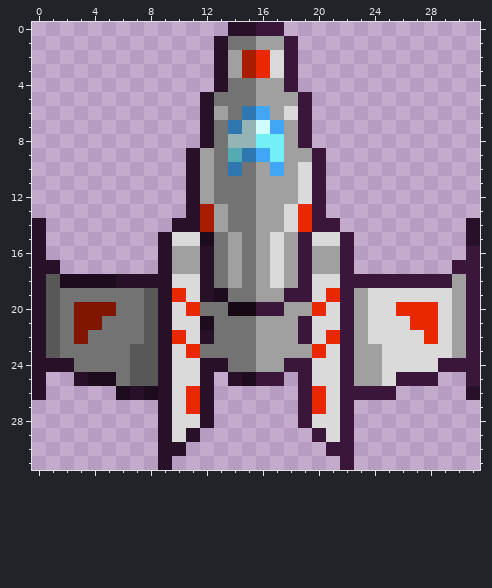
Pixel-art sprite -- platform/android/app/src/main/assets/Player.png. The picture above is the old version.
The file is 32x32 pixels. Colours within 5 levels of each other are drawn and written as one.
After:
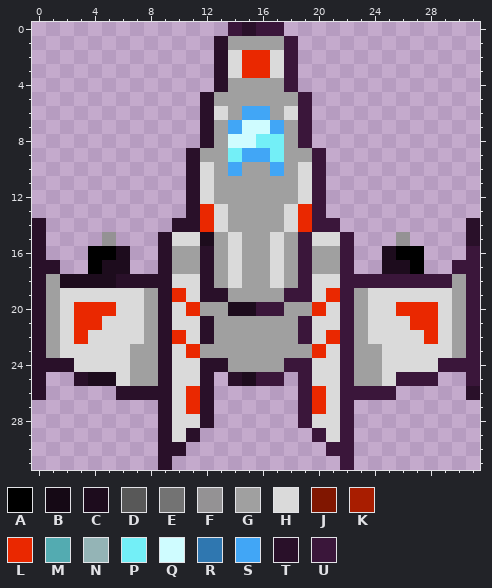
Palette (. is transparent): A #000000  B #150915  C #1d0c1d  D #585858  E #737373  F #949294  G #a0a0a0  H #dadada  J #801600  K #a81d00  L #ea2800  M #53abb1  N #94b4b6  P #73eff7  Q #cffcff  R #2f77b0  S #41a6f6  T #291029  U #3a163a
The edit:
There is now colour A in row 16 at x 4 to 5 and 26 to 27; in row 17 at x 4 and 27.
There is now colour C in row 16 at x 6 and 25; in row 17 at x 5 to 6 and 25 to 26.
The edit turns colour B into colour C in row 20 at x 14 to 15.
There is now colour F in row 15 at x 5 and 26.
The edit turns colour D into colour G in row 18 at x 1; in rows 19 to 22 at x 1 and 8; in row 23 at x 1 and 7 to 8; in rows 24 to 25 at x 7 to 8.
The edit turns colour E into colour G in row 1 at x 14 to 15; in row 4 at x 14 to 15; in row 5 at x 13 to 15; in row 6 at x 14; in rows 7 to 9 at x 13; in row 10 at x 13 and 15.
The edit turns colour E into colour G in rows 11 to 12 at x 13 to 15; in rows 13 to 14 at x 14 to 15; in rows 15 to 18 at x 13 and 15; in row 19 at x 14 to 15; in row 20 at x 12 to 13; in rows 21 to 22 at x 13 to 15.
The edit turns colour E into colour G in row 23 at x 12 to 15; in row 24 at x 14 to 15.
The edit turns colour E into colour H in row 19 at x 2 to 7; in row 20 at x 2 and 6 to 7; in row 21 at x 2 and 5 to 7; in row 22 at x 2 and 4 to 7; in row 23 at x 2 to 6; in row 24 at x 3 to 6.
The edit turns colour E into colour H in row 25 at x 6.
The edit turns colour G into colour H in rows 2 to 3 at x 14; in row 6 at x 13; in rows 10 to 12 at x 12; in rows 13 to 14 at x 13; in rows 15 to 18 at x 14.
The edit turns colour J into colour L in row 20 at x 3 to 5; in row 21 at x 3 to 4; in row 22 at x 3.
The edit turns colour K into colour L in rows 2 to 3 at x 15; in rows 13 to 14 at x 12.
The edit turns colour M into colour P in row 9 at x 14.
The edit turns colour N into colour Q in row 7 at x 15; in row 8 at x 14 to 15.
The edit turns colour R into colour S in row 6 at x 15; in row 7 at x 14; in row 9 at x 15; in row 10 at x 14.
The edit turns colour C into colour T in row 19 at x 13; in row 21 at x 12; in row 26 at x 6 and 8.
The edit turns colour T into colour U in row 0 at x 14.
